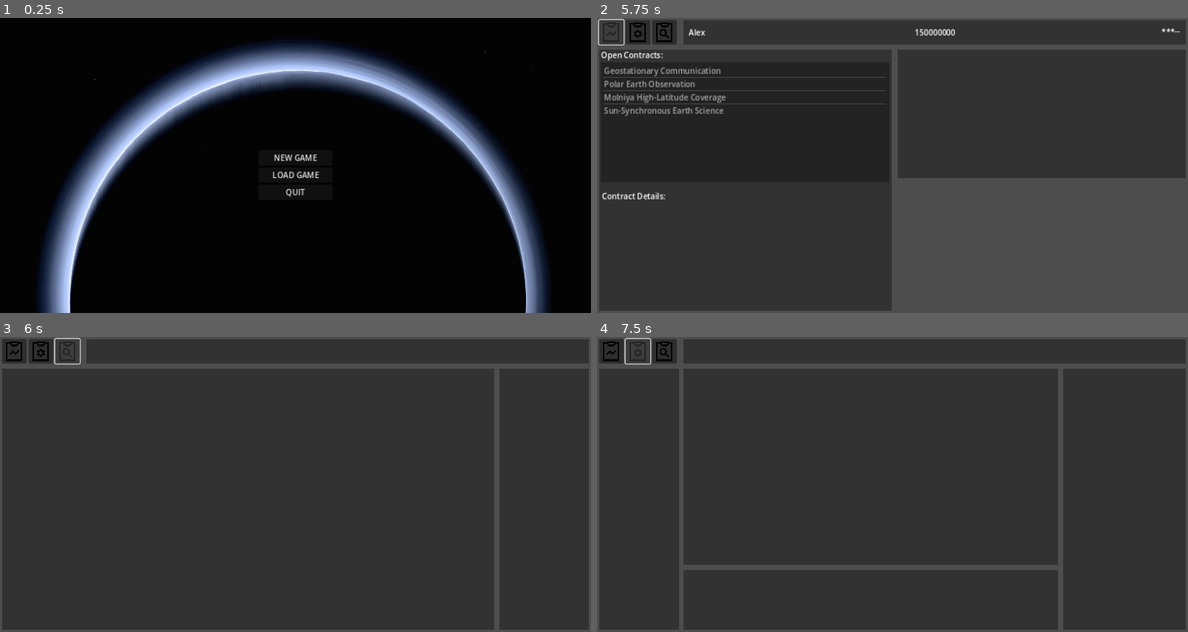
Above: before the commit, frames 1-4 (two rows, left to right).
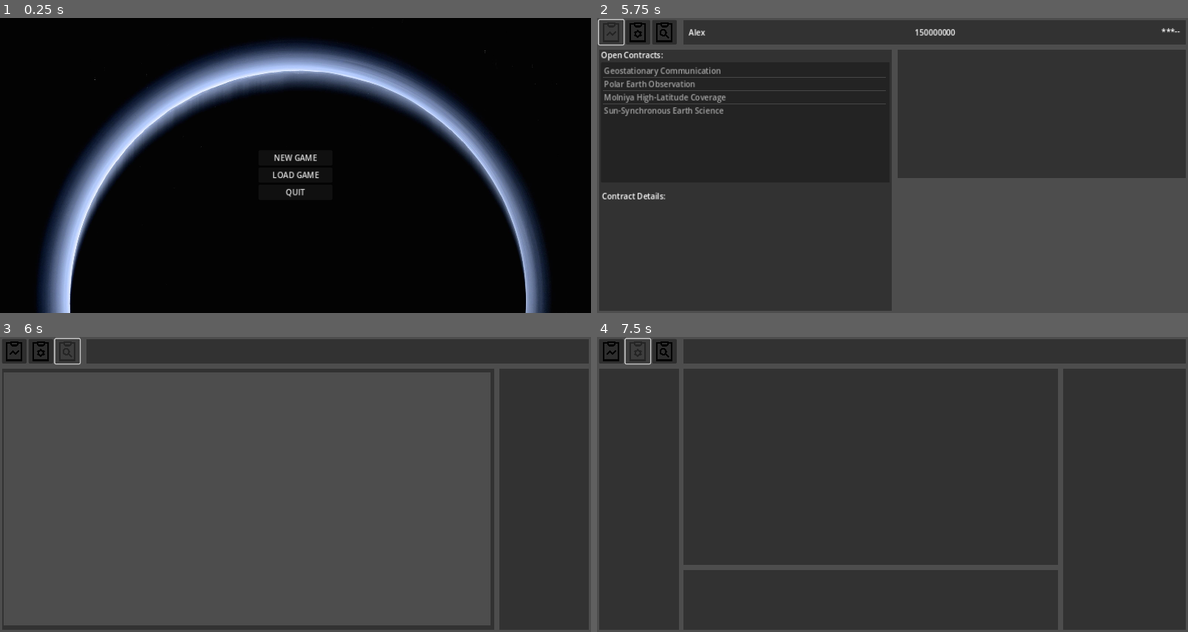
Above: after the commit, the same moments.

Repository: andrerwolff/SAT-COM
Game: Godot game, scene res://Scenes/main_menu.tscn
Same seed, same stepped clock (60 frames per second), same inputs: the game is played once before the commit and once after it.
Inputs (mouse positions are in pixels of both pictures, inside the frame that each line leads up to):
- Up to frame 1 (0.25 s): no input
- Up to frame 2 (5.75 s): click "NEW GAME" at 0.5 s; click (892, 147) at 1.27 s; type "Alex" at 1.35 s; click "Easy" at 2 s; click "Easy" at 2.75 s; click "BEGIN" at 3.5 s; click (638, 32) at 4.25 s; click (608, 32) at 5 s
- Up to frame 3 (6 s): click (65, 351) at 5.75 s
- Up to frame 4 (7.5 s): click (608, 351) at 6.5 s; click (638, 351) at 7.25 s

Frames 1-2 are identical in both runs. In frame 3, 71% of the frame differs, in the area x 0-83%, y 12-98%; in frame 4, nothing differs.

Commit message:
EOD Commit

Diff:
--- a/Scenes/manager.tscn
+++ b/Scenes/manager.tscn
@@ -81,33 +81,35 @@
 grow_vertical = 2
 color = Color(0.196078, 0.196078, 0.196078, 1)
 
-[node name="ItemList" type="ItemList" parent="contracts_panel"]
+[node name="contract_list" type="ItemList" parent="contracts_panel"]
 layout_mode = 0
 offset_left = 4.0
 offset_top = 26.0
 offset_right = 591.0
 offset_bottom = 271.0
 
-[node name="Label3" type="Label" parent="contracts_panel"]
+[node name="details" type="Label" parent="contracts_panel"]
+layout_mode = 0
 offset_left = 6.0
 offset_top = 287.0
 offset_right = 132.0
 offset_bottom = 313.0
 text = "Contract Details:"
 
-[node name="Label" type="Label" parent="contracts_panel"]
+[node name="open_contracts" type="Label" parent="contracts_panel"]
 layout_mode = 0
 offset_left = 4.0
 offset_right = 130.0
 offset_bottom = 26.0
 text = "Open Contracts:"
 
-[node name="Label2" type="Label" parent="contracts_panel"]
+[node name="contract_details" type="Label" parent="contracts_panel"]
 layout_mode = 0
 offset_left = 4.0
-offset_top = 276.0
+offset_top = 318.0
 offset_right = 592.0
 offset_bottom = 529.0
+autowrap_mode = 2
 
 [node name="tech_panel" type="ColorRect" parent="."]
 anchors_preset = 15
@@ -134,5 +136,5 @@
 grow_vertical = 2
 color = Color(0.196078, 0.196078, 0.196078, 1)
 
-[connection signal="item_activated" from="contracts_panel/ItemList" to="." method="_on_item_list_item_activated"]
-[connection signal="item_selected" from="contracts_panel/ItemList" to="." method="_on_item_list_item_selected"]
+[connection signal="item_activated" from="contracts_panel/contract_list" to="." method="_on_item_list_item_activated"]
+[connection signal="item_selected" from="contracts_panel/contract_list" to="." method="_on_item_list_item_selected"]
--- a/Scenes/tracker.tscn
+++ b/Scenes/tracker.tscn
@@ -39,6 +39,18 @@
 grow_vertical = 2
 color = Color(0.196078, 0.196078, 0.196078, 1)
 
+[node name="SubViewportContainer" type="SubViewportContainer" parent="view_panel"]
+layout_mode = 0
+offset_left = 4.0
+offset_top = 8.0
+offset_right = 992.0
+offset_bottom = 522.0
+
+[node name="SubViewport" type="SubViewport" parent="view_panel/SubViewportContainer"]
+handle_input_locally = false
+size = Vector2i(988, 514)
+render_target_update_mode = 4
+
 [node name="fleet_list" type="ColorRect" parent="."]
 anchors_preset = 15
 anchor_right = 1.0
--- a/Scripts/manager.gd
+++ b/Scripts/manager.gd
@@ -2,7 +2,8 @@
 
 
 var file_name = "res://Data/contracts.json"
-
+var data = null
+var selected_contract = null
 
 func _ready():
 	var global = $/root/Global
@@ -13,18 +14,23 @@
 	var file = FileAccess.open(file_name, FileAccess.READ)
 	var json_text = file.get_as_text()
 	file.close()
-	var data = JSON.parse_string(json_text)
+	data = JSON.parse_string(json_text)
 	if data:
 		for contract in data:
 			var item_text = contract["name"]
 
-			$contracts_panel/ItemList.add_item(item_text)
+			$contracts_panel/contract_list.add_item(item_text)
 
 
 
 func _on_item_list_item_selected(index):
-	print(index, "selected")
-
-
-func _on_item_list_item_activated(index):
-	print(index, "activated")
+	print(index, "selected", data[index])
+	var contract = data[index]
+	var details = "Name: %s\n
+				Description: %s\n
+				Difficulyt: %s\n
+				Reward: $%d" % [contract["name"],
+				contract["description"],
+				contract["difficulty"],
+				contract["reward"]]
+	$contracts_panel/contract_details.text = details
--- a/project.godot
+++ b/project.godot
@@ -24,3 +24,8 @@
 window/size/viewport_width=1200
 window/size/viewport_height=600
 window/stretch/mode="canvas_items"
+
+[physics]
+
+3d/default_gravity=0.0
+2d/default_gravity=0.0
